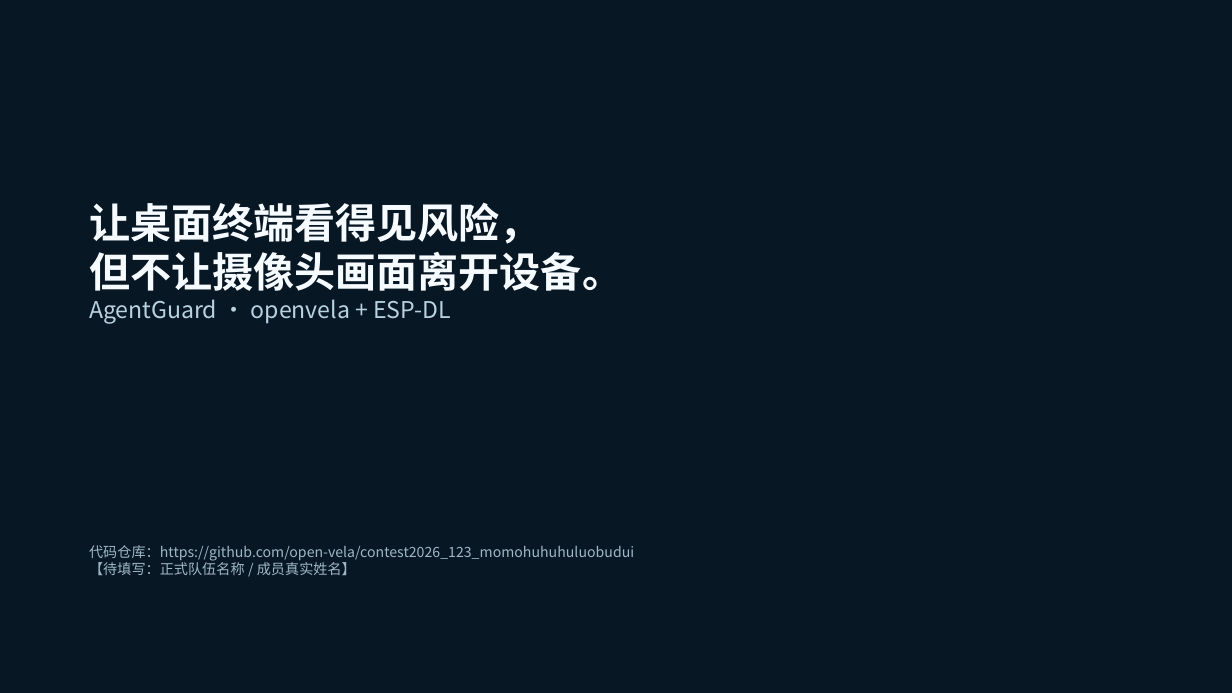
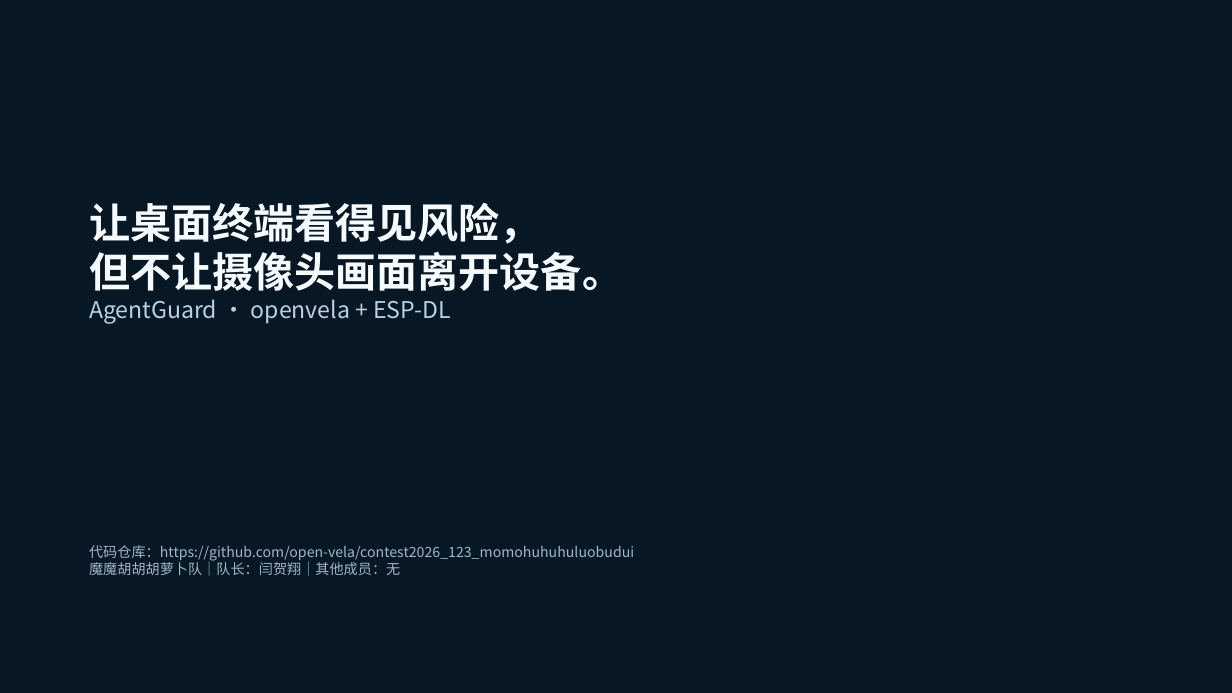
Before and after one commit to open-vela/contest2026_123_momohuhuhuluobudui, a slide deck: slide 8 of submission/AgentGuard-答辩PPT.pptx. Drawn at 1232x693 pixels with LibreOffice and Linux fonts; fonts in the diff are those of the drawing. Boxes give left, top, right and bottom in pixels: in the first picture for what was removed or moved away, otherwise in the second. Text is boxed around its words. In the diff, an @@ line names an element or a change of style, - is before the commit and + after.

```diff
--- a/submission/AgentGuard-答辩PPT.pptx
+++ b/submission/AgentGuard-答辩PPT.pptx
@@ text at (89,560,400,576): text changed @@
-【待填写：正式队伍名称 / 成员真实姓名】
+魔魔胡胡胡萝卜队｜队长：闫贺翔｜其他成员：无
```
Also in this commit, not shown: 2 other slides changed, 16 other files.
